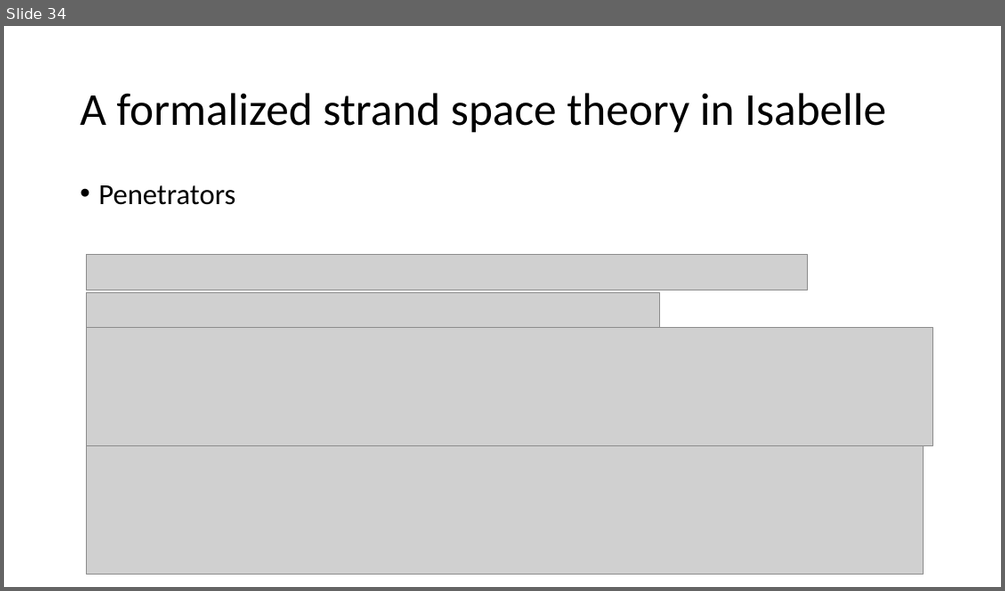
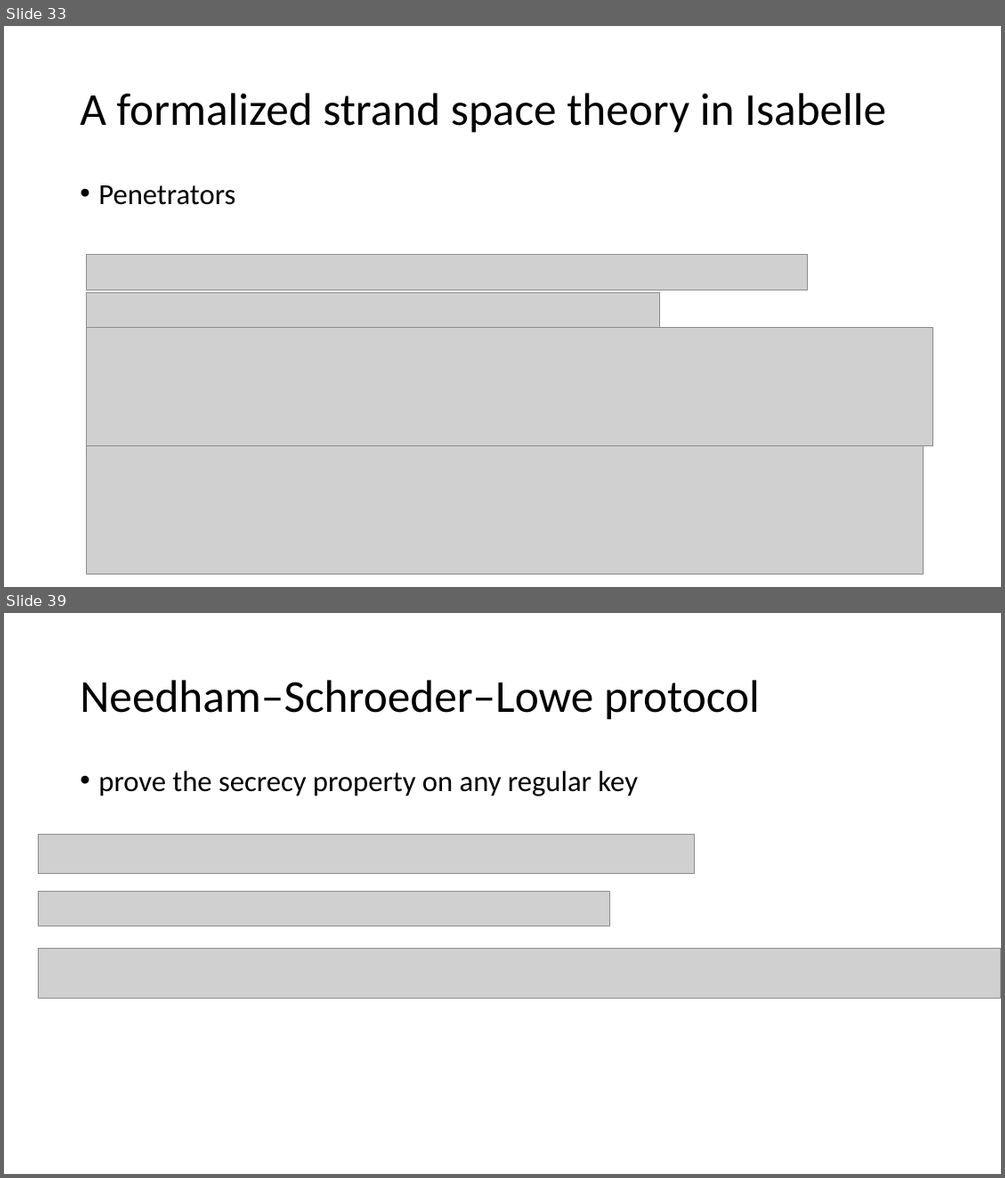
Before and after one commit to bacmive/paper_notes, a slide deck: notes7-strand space.pptx. Shown one above the other, each under a label of ours: slide 34 before the commit, slides 33 and 39 after it; the slides between them are not shown. The pictures are 1005x591 and 1005x1178 pixels, drawn with LibreOffice and Linux fonts; fonts in the diff are those of the drawing; grey boxes stand for pictures. Boxes give left, top, right and bottom in pixels: in the first picture for what was removed or moved away, otherwise in the second. Text is boxed around its words. In the diff, an @@ line names an element or a change of style, - is before the commit and + after.

```diff
--- a/notes7-strand space.pptx
+++ b/notes7-strand space.pptx
@@ slide 39 added at box(4, 613, 1001, 1174), background #FFFFFF @@
@@ title added at box(80, 680, 760, 720), 44 pt, text #000000 @@
+Needham–Schroeder–Lowe protocol
@@ text added at box(98, 771, 638, 796), 28 pt, text #000000 @@
+• prove the secrecy property on any regular key
@@ picture added at box(38, 835, 695, 873) @@
@@ picture added at box(38, 892, 610, 925) @@
@@ picture added at box(38, 948, 1001, 998) @@
@@ what was slide 34 is now slide 33 @@
```
Also in this commit, not shown: 2 slides changed, 9 other slides added, 2 slides removed, 1 other file.
